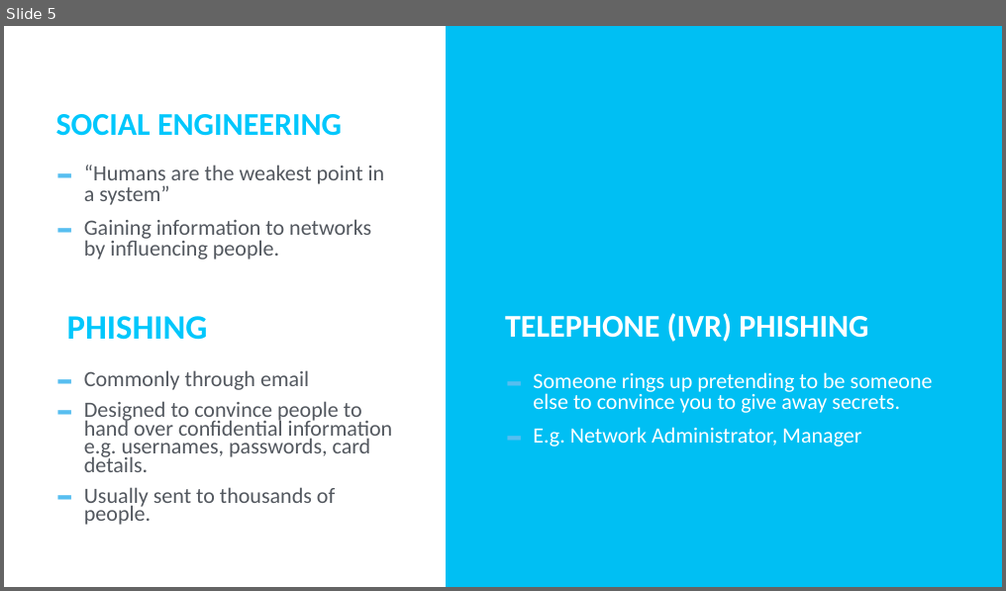
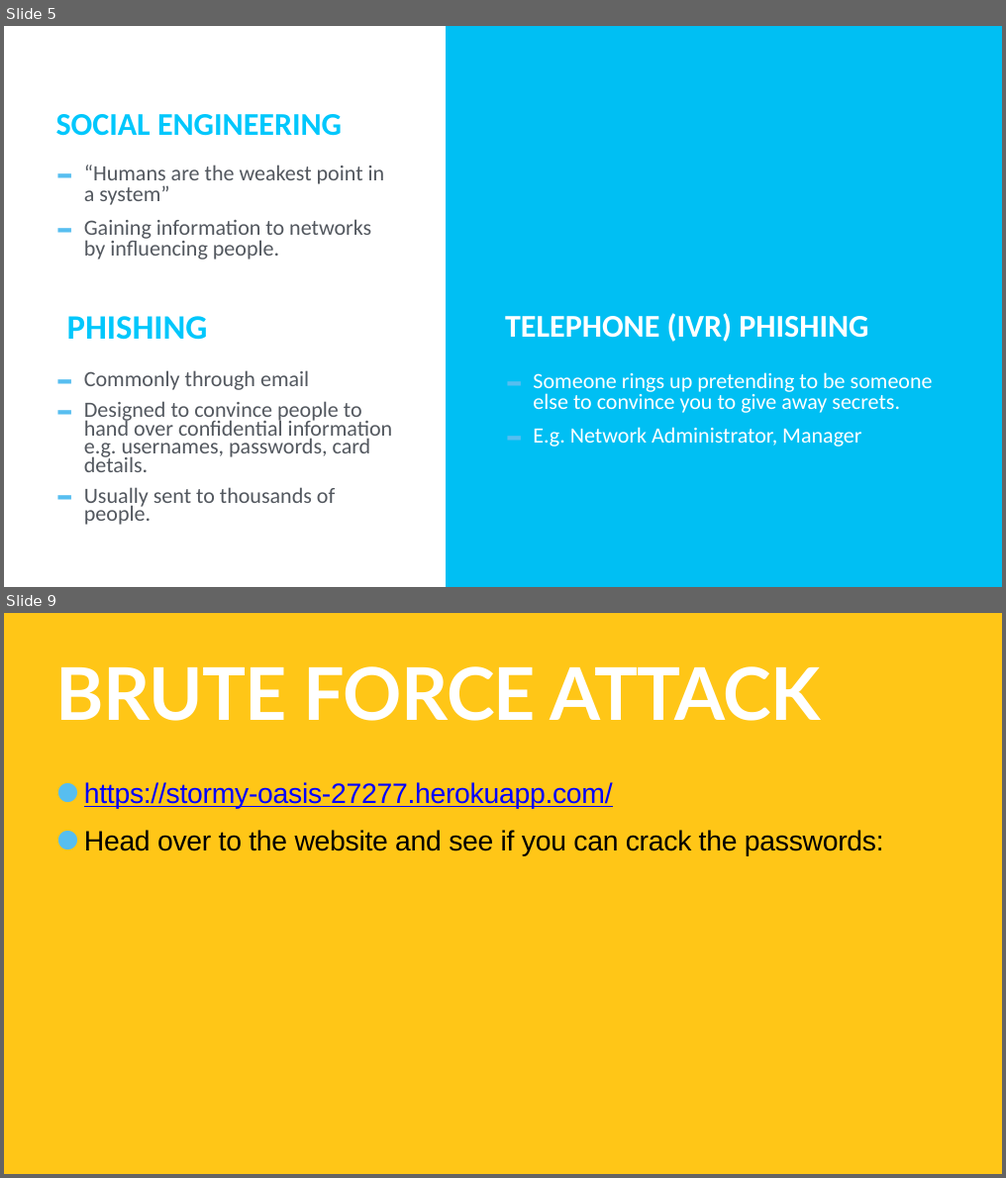
Before and after one commit to TommyWoodley/teaching, a slide deck: Y10/Attacks/AttacksPresentation.pptx. Shown one above the other, each under a label of ours: slide 5 before the commit, slides 5 and 9 after it; the slides between them are not shown. The pictures are 1006x591 and 1006x1178 pixels, drawn with LibreOffice and Linux fonts; fonts in the diff are those of the drawing. Boxes give left, top, right and bottom in pixels: in the first picture for what was removed or moved away, otherwise in the second. Text is boxed around its words. In the diff, an @@ line names an element or a change of style, - is before the commit and + after.

Commit message:
added Brute Force & DoS

```diff
--- a/Y10/Attacks/AttacksPresentation.pptx
+++ b/Y10/Attacks/AttacksPresentation.pptx
@@ slide 9 added at <box>4,613,1002,1174</box>, background #FFC617 @@
@@ title added at <box>56,666,821,721</box>, 140 pt, text #FFFFFF, bold @@
+BRUTE FORCE ATTACK
@@ text added at <box>84,782,884,857</box>, 54 pt, text #000000 @@
+• https://stormy-oasis-27277.herokuapp.com/
+• Head over to the website and see if you can crack the passwords:
```
Also in this commit, not shown: 3 other slides added, 8 slides removed, 1 other file.
